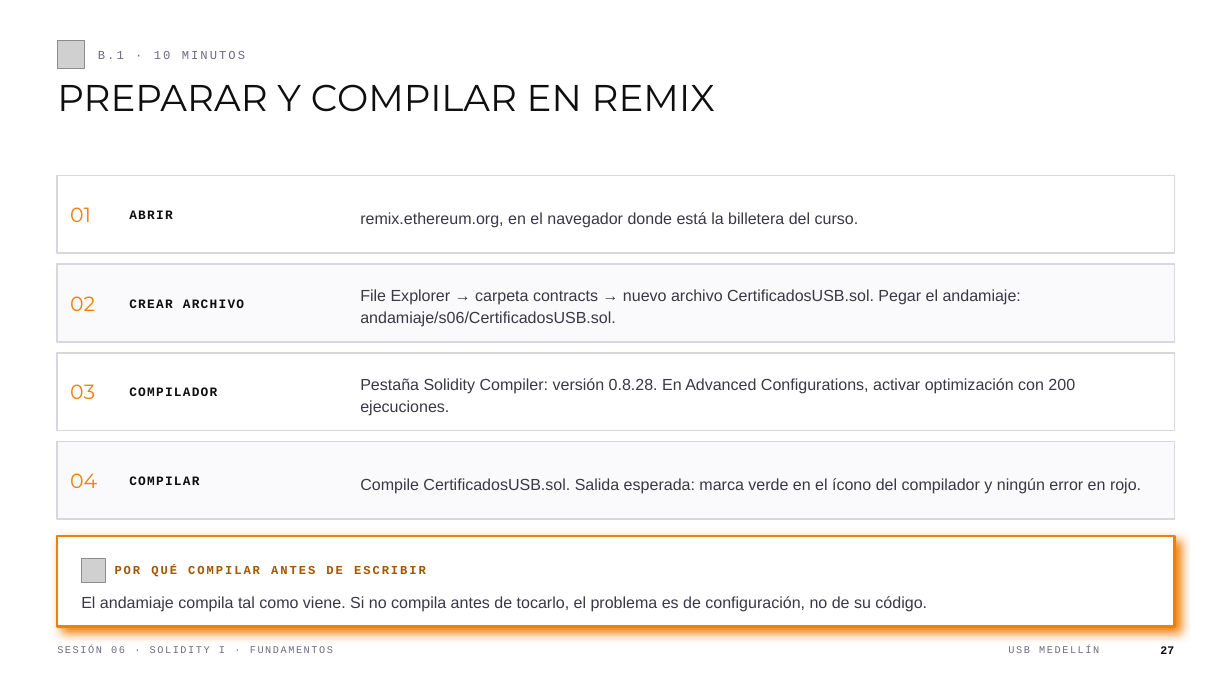
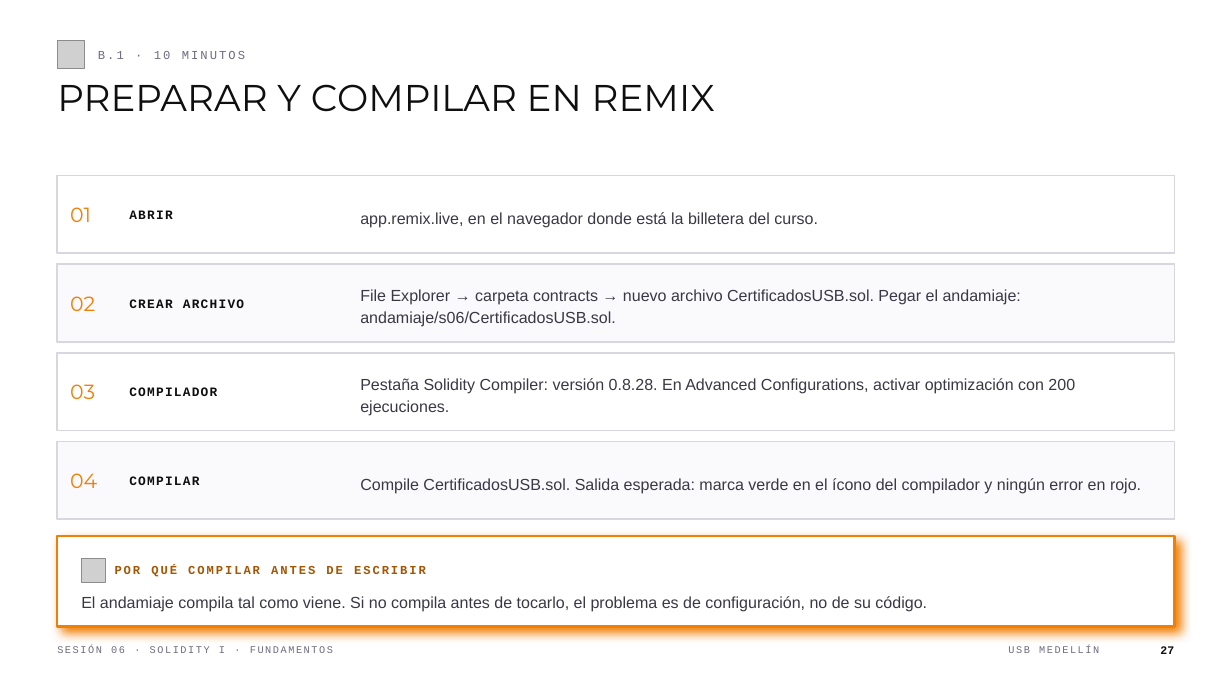
Before and after one commit to andresdapena81/curso-blockchain-web3-usb, a slide deck: slide 27 of material/Sesion-06-Blockchain-Web3.pptx. Drawn at 1232x693 pixels with LibreOffice and Linux fonts; fonts in the diff are those of the drawing; grey boxes stand for pictures. Boxes give left, top, right and bottom in pixels: in the first picture for what was removed or moved away, otherwise in the second. Text is boxed around its words. In the diff, an @@ line names an element or a change of style, - is before the commit and + after.

```diff
--- a/material/Sesion-06-Blockchain-Web3.pptx
+++ b/material/Sesion-06-Blockchain-Web3.pptx
@@ text at [360, 212, 818, 228]: text changed @@
-remix.ethereum.org, en el navegador donde está la billetera del curso.
+app.remix.live, en el navegador donde está la billetera del curso.
```
Also in this commit, not shown: 8 other files.
